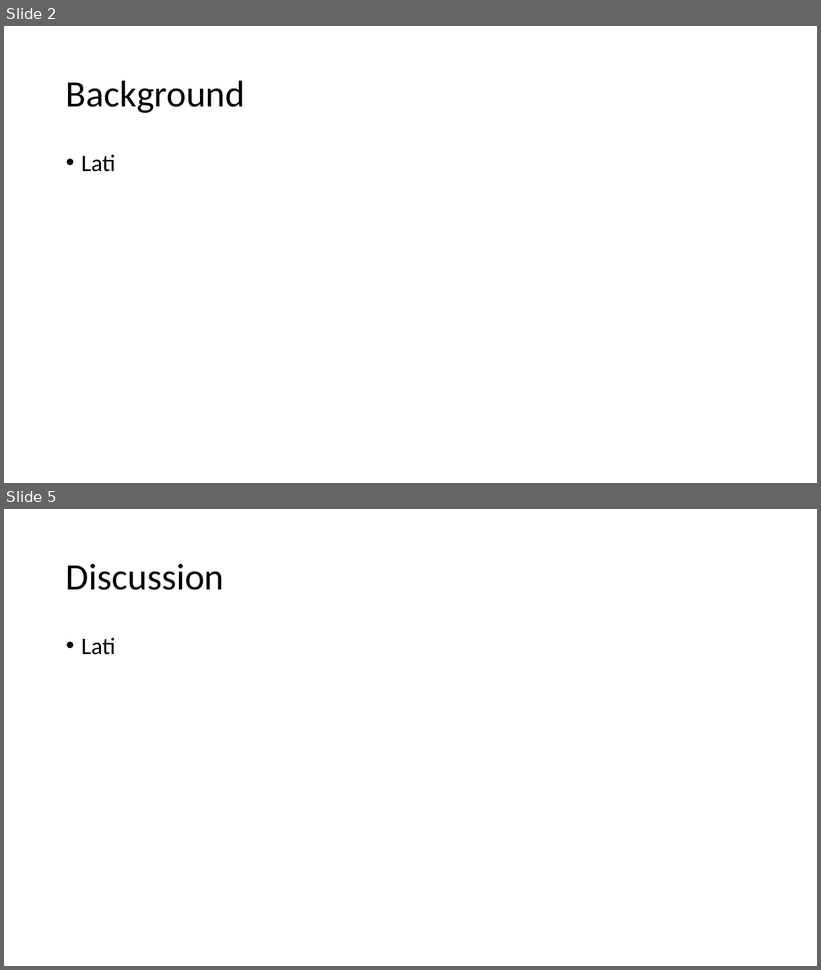
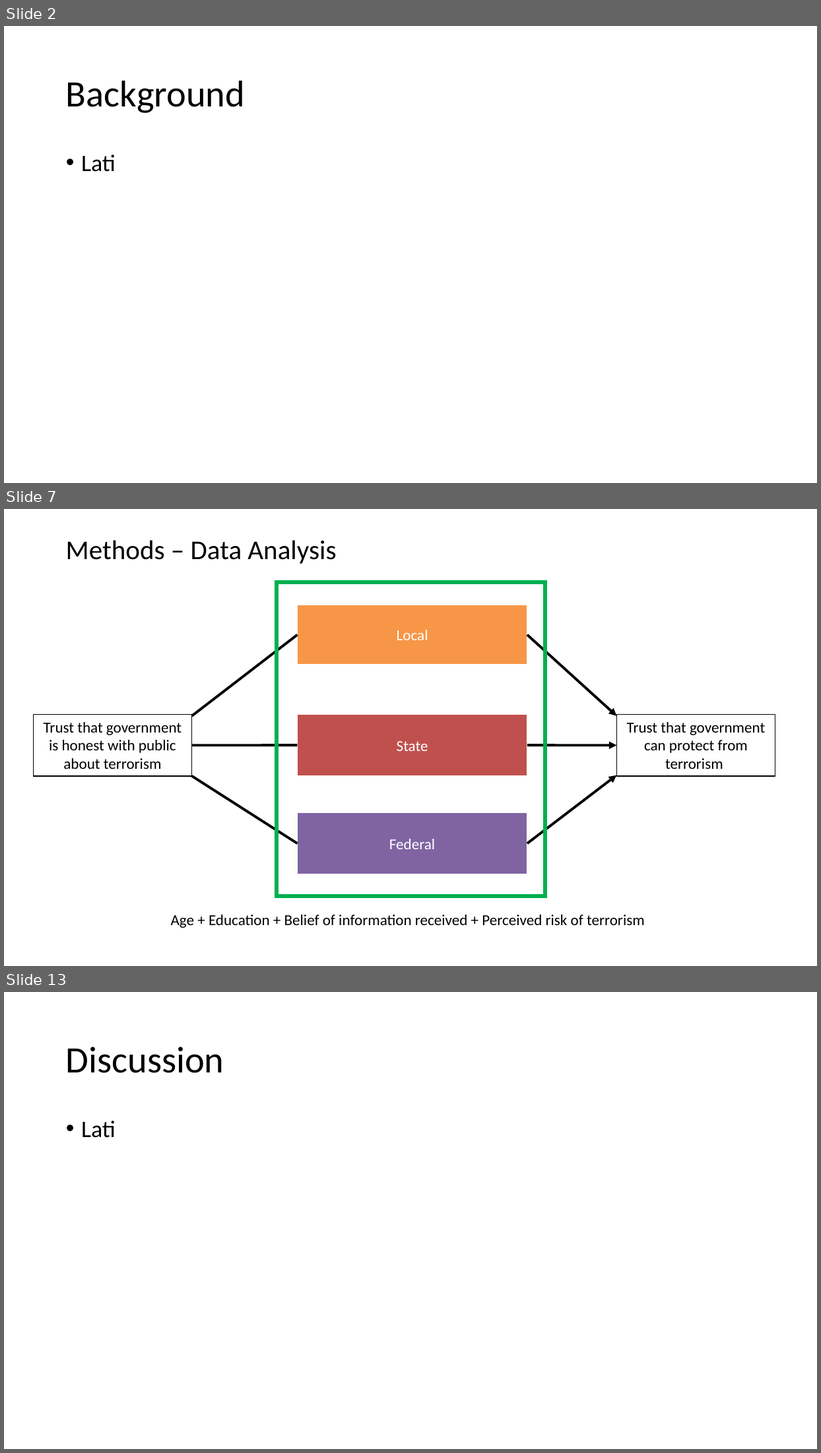
Before and after one commit to ska247/ADA-Final-Project, a slide deck: ADA Presentation.pptx. Shown one above the other, each under a label of ours: slides 2 and 5 before the commit, slides 2, 7 and 13 after it; the slides between them are not shown. The pictures are 821x970 and 821x1453 pixels, drawn with LibreOffice and Linux fonts; fonts in the diff are those of the drawing. Boxes give left, top, right and bottom in pixels: in the first picture for what was removed or moved away, otherwise in the second. Text is boxed around its words. In the diff, an @@ line names an element or a change of style, - is before the commit and + after.

```diff
--- a/ADA Presentation.pptx
+++ b/ADA Presentation.pptx
@@ slide 7 added at [4, 509, 817, 966], background #FFFFFF @@
@@ text added at [66, 540, 336, 564], 32 pt, text #000000 @@
+Methods – Data Analysis
@@ rectangle added at [277, 582, 546, 896], outline #00B050 4.5 pt @@
@@ rectangle added at [298, 605, 527, 665], fill #F79646, outline #FFFFFF 1.5 pt, 18 pt, text #FFFFFF @@
+Local
@@ line added from (192, 716) to (298, 634), #000000 3 pt @@
@@ arrow added from (527, 634) to (617, 716), #000000 3 pt @@
@@ rectangle added at [33, 714, 192, 776], fill #FFFFFF, outline #000000 1 pt, 18 pt, text #000000 @@
+Trust that government is honest with public about terrorism
@@ rectangle added at [298, 714, 527, 776], fill #C0504D, outline #FFFFFF 1.5 pt, 18 pt, text #FFFFFF @@
+State
@@ rectangle added at [617, 714, 776, 776], fill #FFFFFF, outline #000000 1 pt, 18 pt, text #000000 @@
+Trust that government can protect from terrorism
@@ line added from (192, 746) to (298, 746), #000000 3 pt @@
@@ arrow added from (527, 746) to (617, 746), #000000 3 pt @@
@@ line added from (192, 776) to (298, 844), #000000 3 pt @@
@@ arrow added from (527, 844) to (617, 776), #000000 3 pt @@
@@ rectangle added at [298, 813, 527, 875], fill #8064A2, outline #FFFFFF 1.5 pt, 18 pt, text #FFFFFF @@
+Federal
@@ text added at [171, 915, 645, 928], 18 pt, text #000000 @@
+Age + Education + Belief of information received + Perceived risk of terrorism
@@ what was slide 5 is now slide 13 @@
```
Also in this commit, not shown: 10 other slides added, 3 slides removed.
